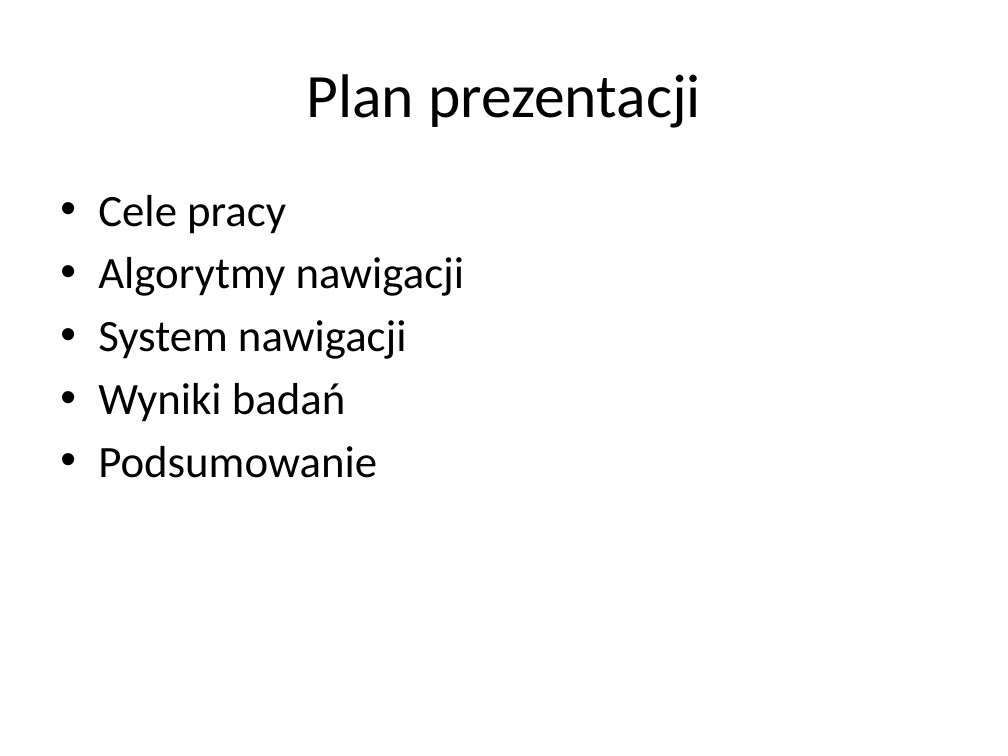
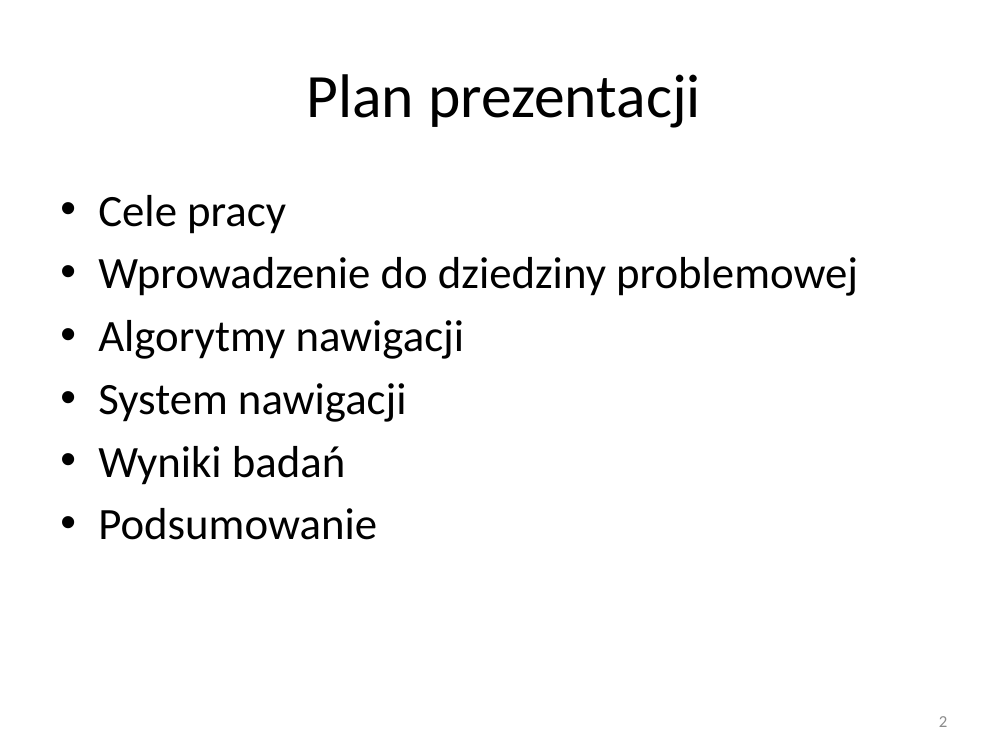
Before and after one commit to sskullgra/Character-Navigation, a slide deck: slide 2 of Nawigacja w grach komputerowych.pptx. Drawn at 1008x756 pixels with LibreOffice and Linux fonts; fonts in the diff are those of the drawing. Boxes give left, top, right and bottom in pixels: in the first picture for what was removed or moved away, otherwise in the second. Text is boxed around its words. In the diff, an @@ line names an element or a change of style, - is before the commit and + after.

```diff
--- a/Nawigacja w grach komputerowych.pptx
+++ b/Nawigacja w grach komputerowych.pptx
@@ text at (x1=98, y1=257, x2=858, y2=296): paragraph added @@
+• Wprowadzenie do dziedziny problemowej
@@ page number added at (x1=939, y1=716, x2=947, y2=727), 12 pt, text #8C8C8C @@
+2
```
Also in this commit, not shown: 9 other slides changed, 1 slide added.
